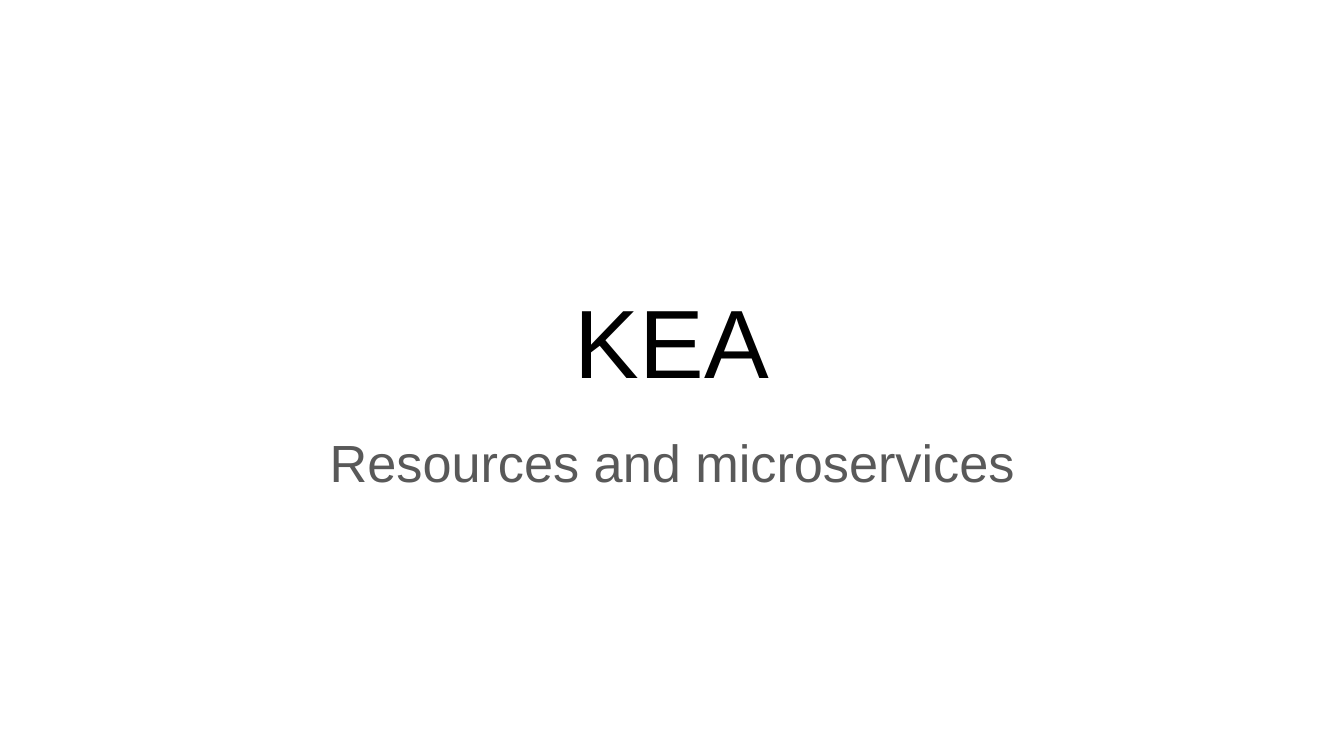
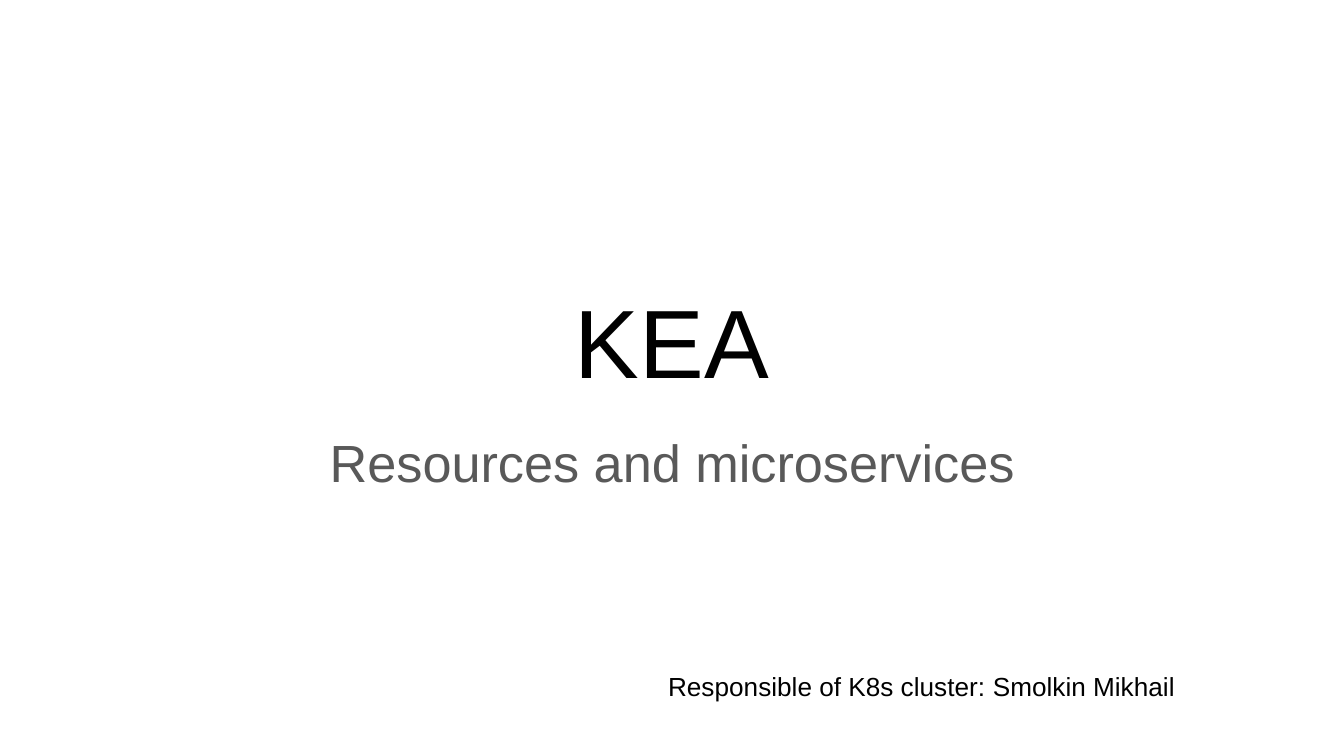
Before and after one commit to fanglores/Advanced-Software-Design, a slide deck: slide 1 of PracticeTasks/Module2/Task_9.1/Task_9.1.pptx. Drawn at 1344x756 pixels with LibreOffice and Linux fonts; fonts in the diff are those of the drawing. Boxes give left, top, right and bottom in pixels: in the first picture for what was removed or moved away, otherwise in the second. Text is boxed around its words. In the diff, an @@ line names an element or a change of style, - is before the commit and + after.

```diff
--- a/PracticeTasks/Module2/Task_9.1/Task_9.1.pptx
+++ b/PracticeTasks/Module2/Task_9.1/Task_9.1.pptx
@@ text added at [668,677,1174,702], 14 pt, text #000000 @@
+Responsible of K8s cluster: Smolkin Mikhail
```
Also in this commit, not shown: 1 other file.
